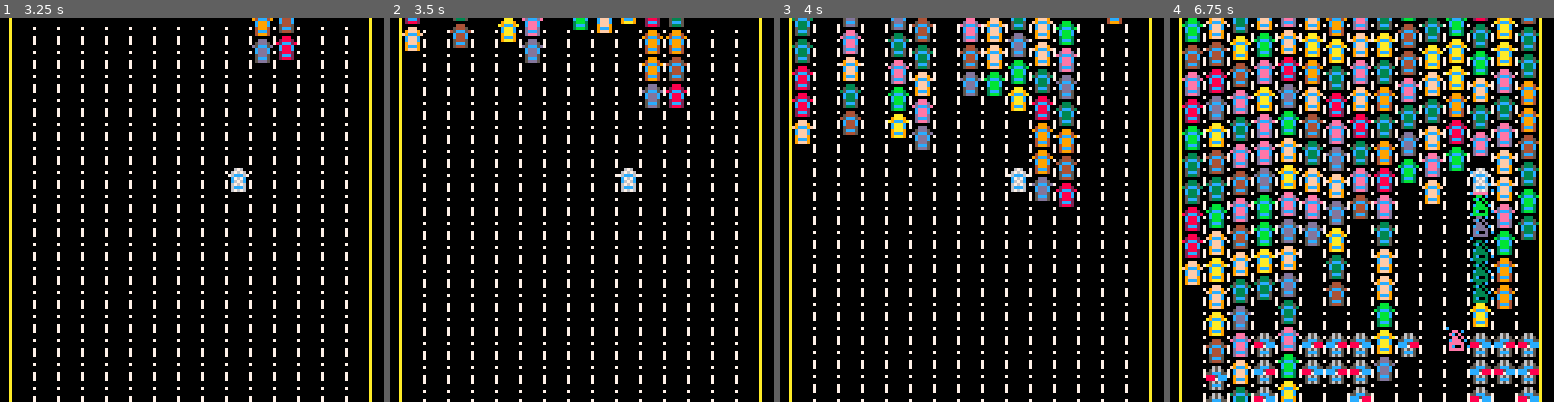
Above: before the commit, frames 1-4 (left to right).
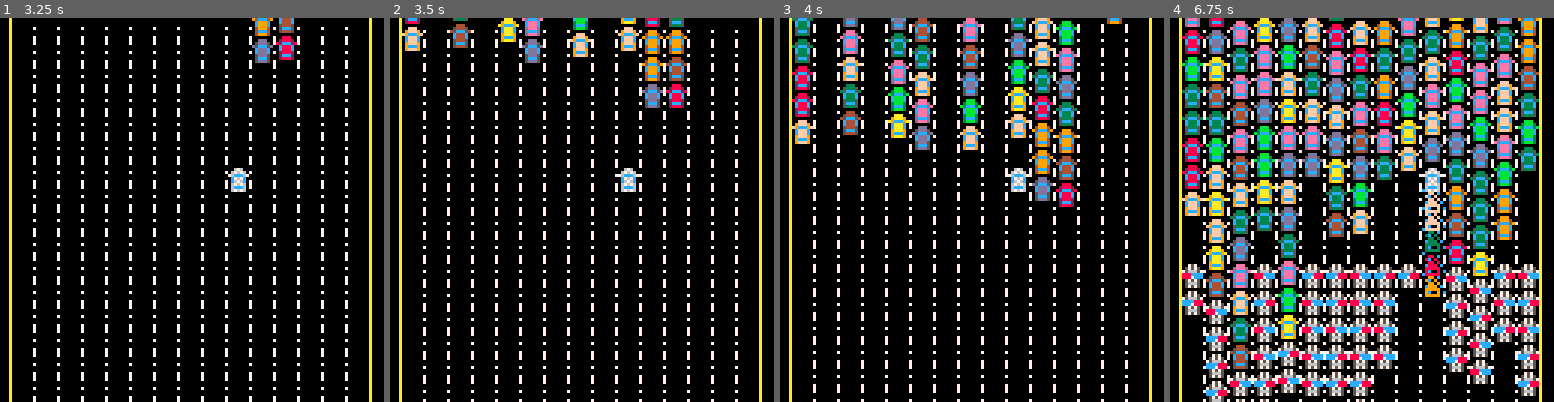
Above: after the commit, the same moments.

Repository: jcwilk/traffic_world
Game: PICO-8 cartridge traffic_world.p8
The game is run twice, just before and just after one commit, with the same random seed, the same clock (stepped at 60 frames per second) and the same inputs.
Inputs:
- Up to frame 1 (3.25 s): hold Right 1.6-2.1 s; hold Right 2.47-3.03 s; hold Left from 3.08 s (still down)
- Up to frame 2 (3.5 s): keep holding Left
- Up to frame 3 (4 s): release Left at 3.58 s
- Up to frame 4 (6.75 s): hold Right 4.02-4.68 s; hold Left 5.08-5.68 s; hold Right 6.08-6.58 s; hold Right from 6.63 s (still down)

Frame 1 is identical in both runs. In frame 2, 0.6% of the frame differs, in the area x 46-65%, y 0-11%; in frame 3, 1.5%; in frame 4, 60%, in the area x 3-97%, y 0-100%.

Commit message:
Make turning harder

Diff:
--- a/lanes.lua
+++ b/lanes.lua
@@ -119,6 +119,10 @@
   local function lane_crash_in(lane,car,y)
     local target_car_index = lane:get_car_index_at_y(y)
     if target_car_index <= #lane.linkers then
+      if car.is_player then
+        --blah()
+        move_delay=max_move_delay
+      end
       local linker = lane.linkers[target_car_index]
       lane.floaters.make(make_floater(linker.car,linker:get_y()))
       lane:remove_car_at(target_car_index)
--- a/main.lua
+++ b/main.lua
@@ -195,6 +195,15 @@
   player_lane+=lane_offset
 end
 
+max_move_delay=60
+function can_move()
+  if move_delay and move_delay > 0 then
+    move_delay-=1
+    return false
+  end
+  return true
+end
+
 function _update60()
   police.update()
 
@@ -209,10 +218,12 @@
 
   for lane in all(lanes) do lane:update() end
 
-  if btnp(0) and player_lane > 1 then
-    move_player(-1)
-  elseif btnp(1) and player_lane < #lanes then
-    move_player(1)
+  if can_move() then
+    if btnp(0) and player_lane > 1 then
+      move_player(-1)
+    elseif btnp(1) and player_lane < #lanes then
+      move_player(1)
+    end
   end
 
   -- attempt ai lane switches
--- a/police.lua
+++ b/police.lua
@@ -61,7 +61,7 @@
   end
 
   local function make()
-    if police.cars:count() < 30 then
+    if police.cars:count() < 60 then
       local car = make_car()
       car.color_map = {}
       car.color_map[2] = 8
--- a/traffic_world.p8
+++ b/traffic_world.p8
@@ -234,6 +234,10 @@
  local function lane_crash_in(lane,car,y)
   local target_car_index = lane:get_car_index_at_y(y)
   if target_car_index <= #lane.linkers then
+   if car.is_player then
+    --blah()
+    move_delay=max_move_delay
+   end
    local linker = lane.linkers[target_car_index]
    lane.floaters.make(make_floater(linker.car,linker:get_y()))
    lane:remove_car_at(target_car_index)
@@ -345,7 +349,7 @@
  end
 
  local function make()
-  if police.cars:count() < 30 then
+  if police.cars:count() < 60 then
    local car = make_car()
    car.color_map = {}
    car.color_map[2] = 8
@@ -567,6 +571,15 @@
  player_lane+=lane_offset
 end
 
+max_move_delay=60
+function can_move()
+ if move_delay and move_delay > 0 then
+  move_delay-=1
+  return false
+ end
+ return true
+end
+
 function _update60()
  police.update()
 
@@ -581,10 +594,12 @@
 
  for lane in all(lanes) do lane:update() end
 
- if btnp(0) and player_lane > 1 then
-  move_player(-1)
- elseif btnp(1) and player_lane < #lanes then
-  move_player(1)
+ if can_move() then
+  if btnp(0) and player_lane > 1 then
+   move_player(-1)
+  elseif btnp(1) and player_lane < #lanes then
+   move_player(1)
+  end
  end
 
  -- attempt ai lane switches
@@ -621,14 +636,14 @@
 end
 -- end ext
 __gfx__
-0000000000888800000008888880000000000000000000000088800000676000c000000000656000000000000000000000000000000000000000000000000000
-00000000c888888c0c828888888828c00000000000000000098889000676760000880c0005656500000000000000000000000000000000000000000000000000
-007007000c8888c00028888888888200000000000000000789ccc98076ccc67008c0800055ccc550000000000000000000000000000000000000000000000000
-000770000c8888c002c8888888888c2000888800000000000c888c000c767c000088080022253330000000000000000000000000000000000000000000000000
+0000000000888800000008888880000000000000000000000088800000676000c000000000757000000000000000000000000000000000000000000000000000
+00000000c888888c0c828888888828c00000000000000000098889000676760000880c0005757500000000000000000000000000000000000000000000000000
+007007000c8888c00028888888888200000000000000000789ccc98076ccc67008c0800075666570000000000000000000000000000000000000000000000000
+000770000c8888c002c8888888888c2000888800000000000c888c000c767c0000880800222c3330000000000000000000000000000000000000000000000000
 0007700008cccc8002c8888888888c2008888880000000000c888c000c676c000c8880c022273330000000000000000000000000000000000000000000000000
-0070070008cccc8002c8888888888c20088888800000000709888900067676000888880005656500000000000000000000000000000000000000000000000000
-000000000887788002c8888888888c20088888800000000709ccc90006ccc60008c0080c05ccc500000000000000000000000000000000000000000000000000
-00000000050000500288cccccccc882088cccc880000000709888900067676000888880005656500000000000000000000000000000000000000000000000000
+0070070008cccc8002c8888888888c20088888800000000709888900067676000888880005757500000000000000000000000000000000000000000000000000
+000000000887788002c8888888888c20088888800000000709ccc90006ccc60008c0080c05666500000000000000000000000000000000000000000000000000
+00000000050000500288cccccccc882088cccc880000000709888900067676000888880005757500000000000000000000000000000000000000000000000000
 0000000000888800088cccccccccc8800c8888c00000000000000000000000000000000000000000000000000000000000000000000000000000000000000000
 0000000000888800088cccccccccc8800c8888c00000000000000000000000000000000000000000000000000000000000000000000000000000000000000000
 00000000088cc8800888cccccccc88800c8888c00000000000000000000000000000000000000000000000000000000000000000000000000000000000000000
